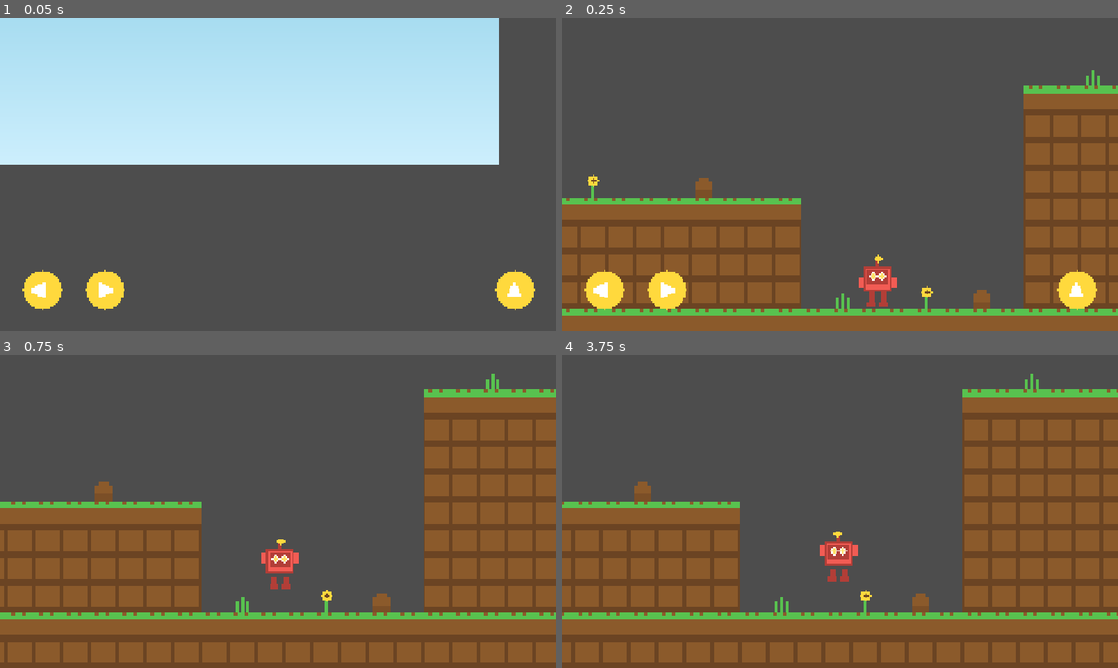
Above: before the commit, frames 1-4 (two rows, left to right).
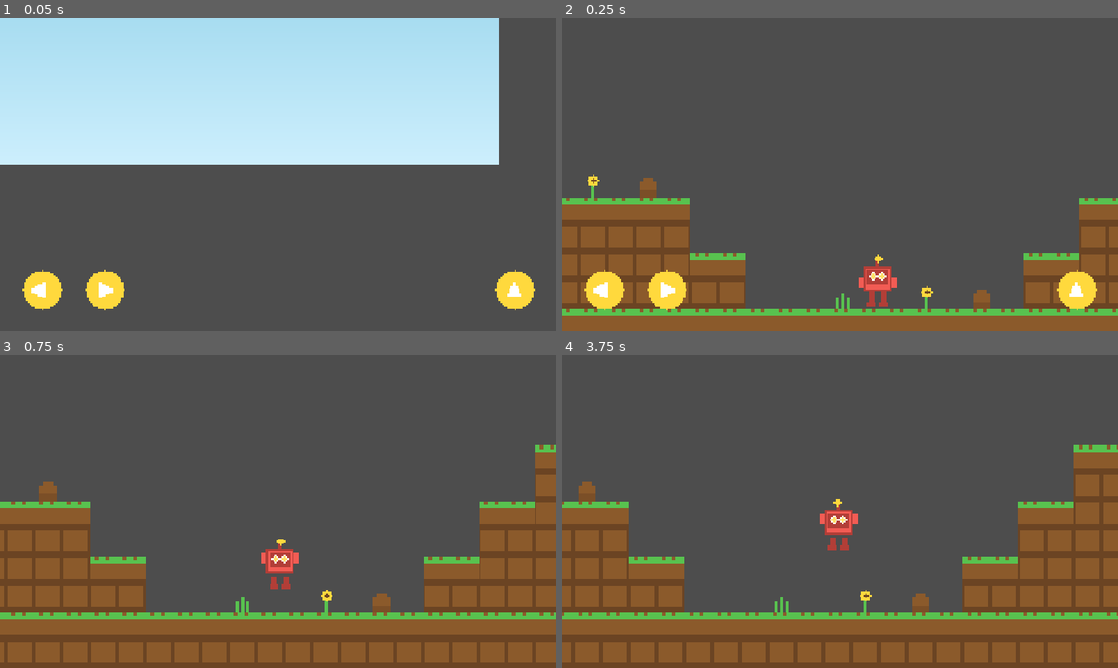
Above: after the commit, the same moments.

Repository: mansyar/chunky-platformer
Game: Godot game, scene res://src/levels/playground.tscn
Two runs of this game, one before a commit and one after it. Both use one fixed random seed, a clock stepped at 60 frames per second and the inputs below.
Inputs (mouse positions are in pixels of both pictures, inside the frame that each line leads up to):
- Up to frame 1 (0.05 s): no input
- Up to frame 2 (0.25 s): no input
- Up to frame 3 (0.75 s): tap Enter at 0.5 s; move the mouse to (400, 495) at 0.52 s; hold Right (move_right) from 0.53 s (still down); tap Space (jump) at 0.6 s; click (400, 495) at 0.67 s
- Up to frame 4 (3.75 s): tap Space (jump) at 0.77, 1.07, 2.1, 3.6 s; release Right (move_right) at 1.25 s; drag from (728, 527) to (878, 608) at 1.27 s; move the mouse to (895, 442) at 2.02 s; hold Right (move_right) 2.03-2.75 s; drag from (812, 574) to (673, 464) at 2.77 s; move the mouse to (1006, 558) at 3.52 s; hold Left (move_left) from 3.53 s (still down)

Frame 1 is identical in both runs. In frame 2, 14% of the frame differs, in the area x 14-100%, y 16-93%; in frame 3, 16%; in frame 4, 18%, in the area x 3-100%, y 6-83%.

Commit message:
fix(levels): Staircase hill faces and working trampoline elevator

Diff:
--- a/src/levels/playground.gd
+++ b/src/levels/playground.gd
@@ -60,16 +60,33 @@
 	tile_map.tile_set = _build_tile_set()
 	world.add_child(tile_map)
 	_fill_ground(tile_map)
-	# Low hill: sits flush on the ground floor.
-	for x: int in range(0, 16):
+	# Low hill with a jumpable staircase face: plateau cols 0-11 (top row 28),
+	# step cols 12-13 (top row 30). No sheer walls anywhere: a toddler walking
+	# along the ground can always hop up.
+	for x: int in range(0, 12):
 		tile_map.set_cell(Vector2i(x, 28), 0, _coords("tile_grass_top"))
 		for y: int in range(29, 32):
 			tile_map.set_cell(Vector2i(x, y), 0, _coords("tile_solid"))
-	# Tall hill: sits flush on the ground floor.
-	for x: int in range(24, LEVEL_COLS):
+	for x: int in range(12, 14):
+		tile_map.set_cell(Vector2i(x, 30), 0, _coords("tile_grass_top"))
+		tile_map.set_cell(Vector2i(x, 31), 0, _coords("tile_solid"))
+	# Tall hill with a 2-tile staircase: plateau cols 30-39 (top row 24),
+	# steps at cols 28-29 (row 26), 26-27 (row 28), 24-25 (row 30).
+	for x: int in range(30, LEVEL_COLS):
 		tile_map.set_cell(Vector2i(x, 24), 0, _coords("tile_grass_top"))
 		for y: int in range(25, 32):
 			tile_map.set_cell(Vector2i(x, y), 0, _coords("tile_solid"))
+	for x: int in range(28, 30):
+		tile_map.set_cell(Vector2i(x, 26), 0, _coords("tile_grass_top"))
+		for y: int in range(27, 32):
+			tile_map.set_cell(Vector2i(x, y), 0, _coords("tile_solid"))
+	for x: int in range(26, 28):
+		tile_map.set_cell(Vector2i(x, 28), 0, _coords("tile_grass_top"))
+		for y: int in range(29, 32):
+			tile_map.set_cell(Vector2i(x, y), 0, _coords("tile_solid"))
+	for x: int in range(24, 26):
+		tile_map.set_cell(Vector2i(x, 30), 0, _coords("tile_grass_top"))
+		tile_map.set_cell(Vector2i(x, 31), 0, _coords("tile_solid"))
 	_place_deco(tile_map)
 
 
@@ -81,9 +98,9 @@
 
 func _place_deco(tile_map: TileMapLayer) -> void:
 	var deco := {
-		"deco_grass_tuft": [Vector2i(3, 27), Vector2i(26, 23), Vector2i(17, 31)],
-		"deco_flower": [Vector2i(8, 27), Vector2i(30, 23), Vector2i(20, 31)],
-		"deco_rock": [Vector2i(12, 27), Vector2i(35, 23), Vector2i(22, 31)],
+		"deco_grass_tuft": [Vector2i(3, 27), Vector2i(32, 23), Vector2i(17, 31)],
+		"deco_flower": [Vector2i(8, 27), Vector2i(35, 23), Vector2i(20, 31)],
+		"deco_rock": [Vector2i(10, 27), Vector2i(37, 23), Vector2i(22, 31)],
 	}
 	for asset_name: String in deco:
 		for cell: Vector2i in deco[asset_name]:
@@ -133,10 +150,10 @@
 func _build_interactives(world: Node2D) -> void:
 	# Elevator trampoline under the bridge + a bouncy pad on the low hill.
 	_spawn_trampoline(Vector2(328, GROUND_TOP), world)
-	_spawn_trampoline(Vector2(248, LOW_HILL_TOP), world)
-	# One-way bridge over the valley.
-	var bridge: StaticBody2D = LevelParts.one_way_platform(96.0)
-	bridge.position = Vector2(304, BRIDGE_Y)
+	_spawn_trampoline(Vector2(176, LOW_HILL_TOP), world)
+	# One-way bridge over the valley (the elevator pops Robo through it).
+	var bridge: StaticBody2D = LevelParts.one_way_platform(144.0)
+	bridge.position = Vector2(280, BRIDGE_Y)
 	world.add_child(bridge)
 	# Invisible walls close the level ends; the camera clamps to the same
 	# bounds, so the viewport edge never leaves the world.
--- a/src/tuning/tuning.gd
+++ b/src/tuning/tuning.gd
@@ -20,7 +20,7 @@
 const FALL_SPEED_CAP := 220.0  # terminal fall speed so drops never feel scary
 
 ## Trampoline
-const BOUNCE_IMPULSE := 320.0  # clearly higher than a normal jump
+const BOUNCE_IMPULSE := 400.0  # ~6.7-tile arc: clears the bridge; higher than a jump
 
 ## Grace timers
 const COYOTE_TIME := 0.1  # seconds of forgiveness after walking off an edge
Not shown, removed: tests/test_proof_scene.gd.uid
